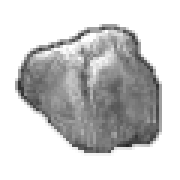
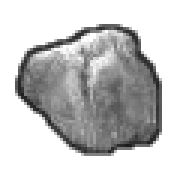
Before/after of a 180 × 180 layered artwork. What changed in the layer stack:
painted on "Pasted Layer" over left=15, top=24, right=162, bottom=156
